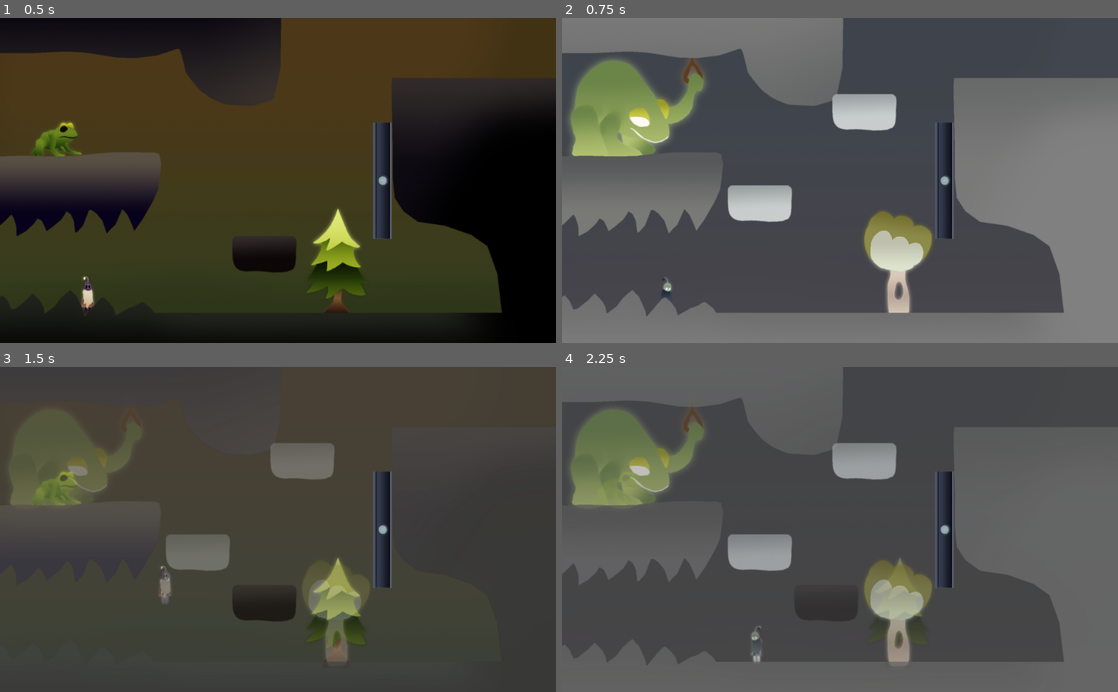
Above: before the commit, frames 1-4 (two rows, left to right).
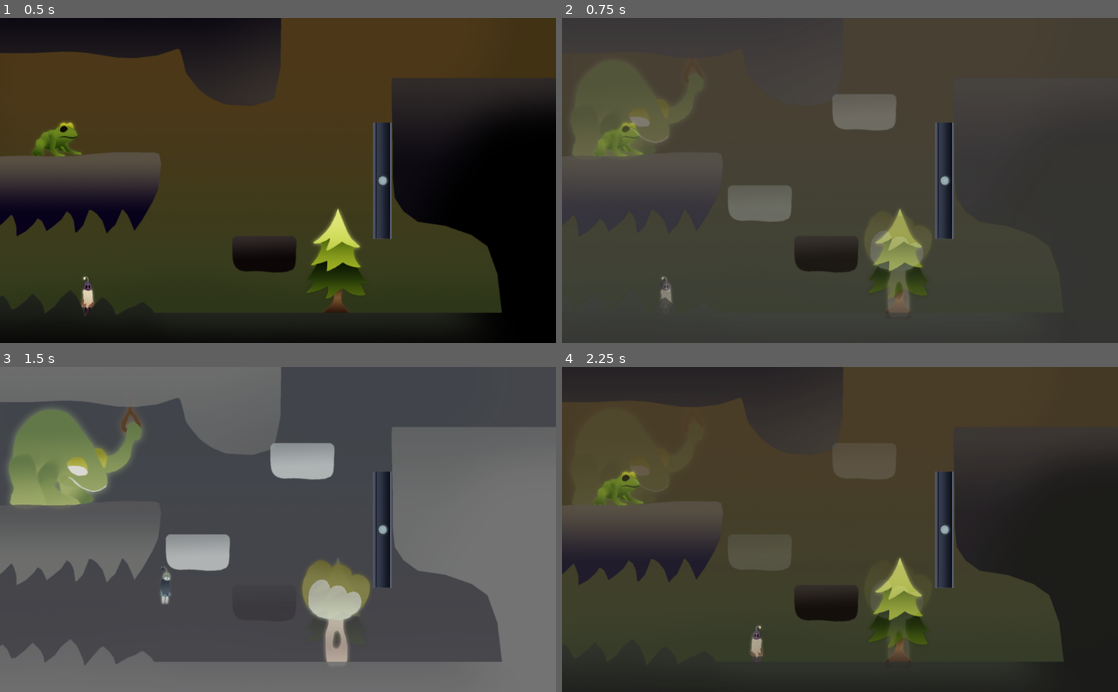
Above: after the commit, the same moments.

Repository: Dimension-Omega/misty-marshes
Game: Godot game, scene res://data/main/Main.tscn
Same seed, same stepped clock (60 frames per second), same inputs: the game is played once before the commit and once after it.
Inputs:
- Up to frame 1 (0.5 s): no input
- Up to frame 2 (0.75 s): tap Enter at 0.5 s; hold Right (right) from 0.53 s (still down); hold Space (duality) from 0.53 s (still down)
- Up to frame 3 (1.5 s): keep holding Right (right); tap Up (jump) at 0.77 s; release Space (duality) at 1.28 s; tap 1 at 1.35 s
- Up to frame 4 (2.25 s): tap Up (jump) at 1.52 s; release Right (right) at 2.03 s; hold A (left) from 2.03 s (still down); tap 2 at 2.1 s

Frame 1 is identical in both runs. In frame 2, 70% of the frame differs, in the area x 0-100%, y 0-100%; in frame 3, 50%; in frame 4, 96%.

Commit message:
Bouncy transition experiment

Diff:
--- a/data/main/Main.gd
+++ b/data/main/Main.gd
@@ -13,7 +13,7 @@
 onready var timer : Timer = $Timer
 
 const USING_CUSTOM_CHANGES : bool = false
-const DEFAULT_CHANGE_WORLD_DURATION := 0.2
+const DEFAULT_CHANGE_WORLD_DURATION := 1
 const EXTRA_COYOTE_TIME := 0.08
 const WHITE := Color.white
 const TRANSPARENT := Color(1, 1, 1, 0)
@@ -92,7 +92,7 @@
 		elif element.owner is CustomChange:
 			dur = element.owner.duration
 			delay = element.owner.delay
-	var _err = tween.interpolate_property(element, 'modulate', element.modulate, WHITE if toWhite else TRANSPARENT, dur, Tween.TRANS_LINEAR, Tween.EASE_IN_OUT, delay)
+	var _err = tween.interpolate_property(element, 'modulate', element.modulate, WHITE if toWhite else TRANSPARENT, dur, Tween.TRANS_BOUNCE, Tween.EASE_OUT, delay)
 
 func _on_Timer_timeout() -> void:
 	# print('Called duality() with ', world_color)
